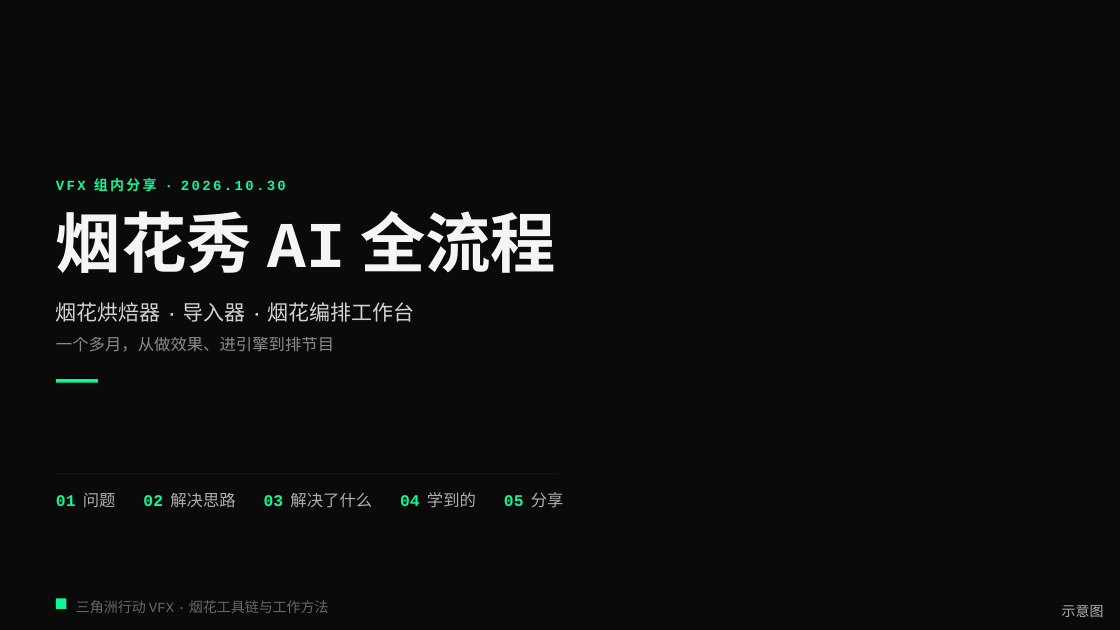
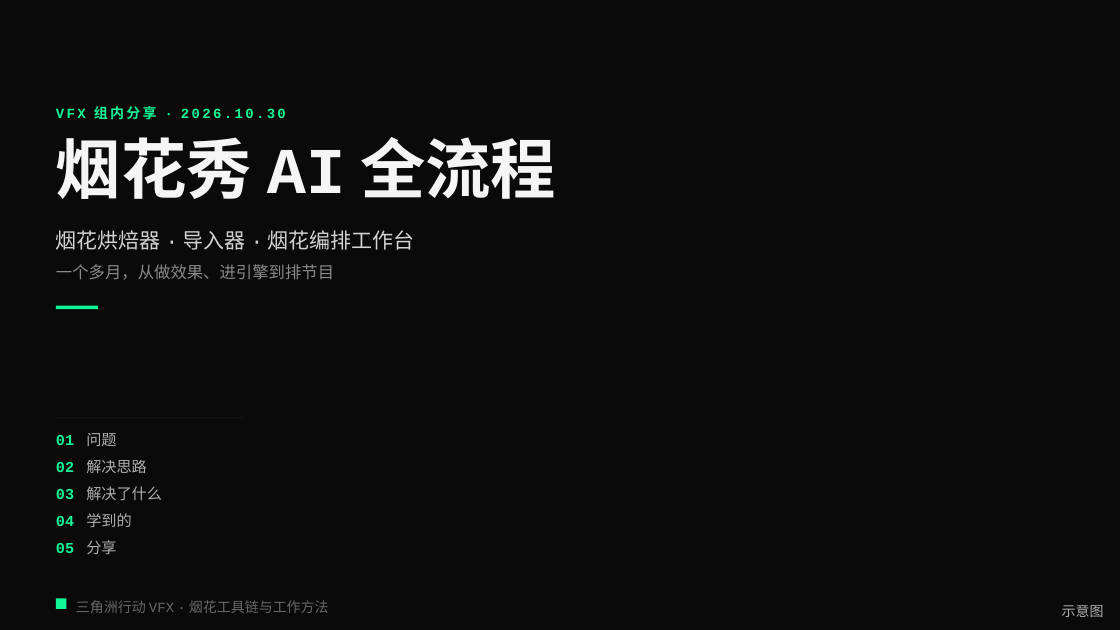
Before and after one commit to loccmaiii-lang/FireWorksLab, a slide deck: slide 1 of 协作/提示词/分享PPT交接_2026-10-29/交付/烟花秀AI全流程_组内分享.pptx. Drawn at 1120x630 pixels with LibreOffice and Linux fonts; fonts in the diff are those of the drawing; background and template pictures are left out. Boxes give left, top, right and bottom in pixels: in the first picture for what was removed or moved away, otherwise in the second. Text is boxed around its words. In the diff, an @@ line names an element or a change of style, - is before the commit and + after.

```diff
--- a/协作/提示词/分享PPT交接_2026-10-29/交付/烟花秀AI全流程_组内分享.pptx
+++ b/协作/提示词/分享PPT交接_2026-10-29/交付/烟花秀AI全流程_组内分享.pptx
@@ text "烟花秀 AI 全流程": place and size @@
-text "烟花秀 AI 全流程" at [56, 211, 556, 273]
+text "烟花秀 AI 全流程" at [56, 137, 556, 199]
@@ 3 texts: place and size @@
-3 texts at [56, 178, 415, 352]
+3 texts at [56, 106, 415, 280]
@@ rectangle: place and size @@
-rectangle at [56, 379, 98, 382]
+rectangle at [56, 306, 98, 309]
@@ rectangle: place and size @@
-rectangle at [56, 474, 558, 475]
+rectangle at [56, 418, 243, 418]
@@ rectangle at [56, 418, 243, 418]: fill #F5F5F5 at 12% opacity to #F5F5F5 at 14% opacity @@
@@ text "01": place and size @@
-text "01" at [56, 495, 76, 506]
+text "01" at [56, 435, 74, 445]
@@ text "问题": place and size @@
-text "问题" at [83, 493, 116, 507]
+text "问题" at [86, 433, 116, 446]
@@ text "02": place and size @@
-text "02" at [143, 495, 163, 506]
+text "02" at [56, 462, 74, 472]
@@ text "解决思路": place and size @@
-text "解决思路" at [170, 493, 235, 508]
+text "解决思路" at [86, 460, 147, 473]
@@ text "03": place and size @@
-text "03" at [264, 495, 284, 506]
+text "03" at [56, 489, 74, 499]
@@ text "解决了什么": place and size @@
-text "解决了什么" at [290, 493, 372, 508]
+text "解决了什么" at [86, 486, 162, 500]
@@ text "04": place and size @@
-text "04" at [400, 495, 420, 506]
+text "04" at [56, 516, 74, 526]
@@ text "05": place and size @@
-text "05" at [504, 495, 524, 506]
+text "05" at [56, 543, 74, 553]
@@ size 14 to 13 pt; line spacing 18.2pt to 16.9pt in 10 elements at [56, 435, 74, 445], [56, 462, 74, 472], [86, 460, 147, 473], [86, 486, 162, 500], [56, 489, 74, 499], [86, 433, 116, 446], [56, 516, 74, 526], [86, 513, 131, 527], [56, 543, 74, 553], [86, 540, 116, 554] @@
@@ text "学到的": place and size @@
-text "学到的" at [427, 492, 476, 508]
+text "学到的" at [86, 513, 131, 527]
@@ text "分享": place and size @@
-text "分享" at [531, 492, 564, 508]
+text "分享" at [86, 540, 116, 554]
```
Also in this commit, not shown: 4 other files.
